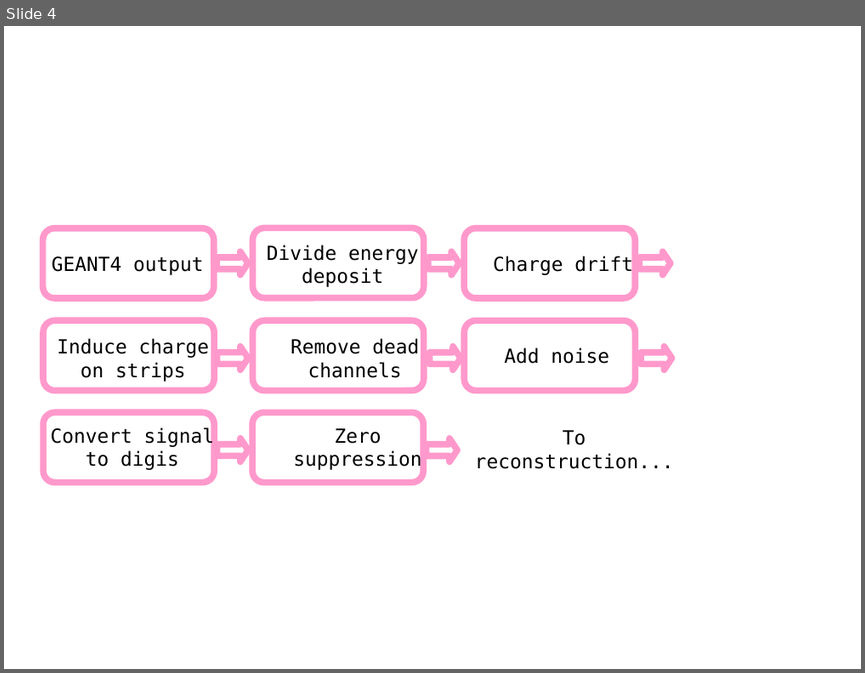
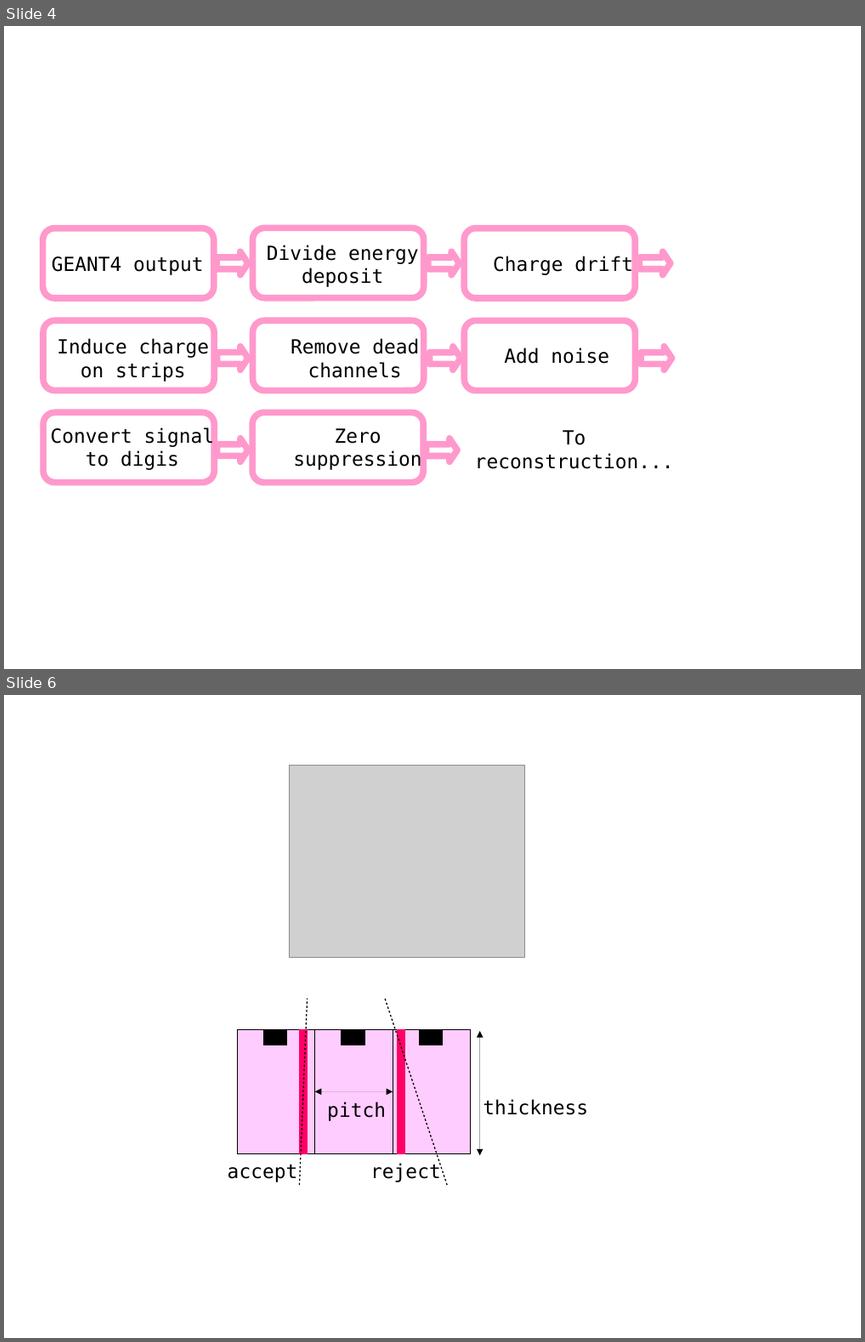
Before and after one commit to mjansova/thesis, a slide deck: template/figures/drawings.odp. Shown one above the other, each under a label of ours: slide 4 before the commit, slides 4 and 6 after it; the slides between them are not shown. The pictures are 865x673 and 865x1342 pixels, drawn with LibreOffice and Linux fonts; fonts in the diff are those of the drawing; grey boxes stand for pictures. Boxes give left, top, right and bottom in pixels: in the first picture for what was removed or moved away, otherwise in the second. Text is boxed around its words. In the diff, an @@ line names an element or a change of style, - is before the commit and + after.

```diff
--- a/template/figures/drawings.odp
+++ b/template/figures/drawings.odp
@@ slide 6 added at (x1=4, y1=695, x2=861, y2=1338), background #FFFFFF @@
@@ picture added at (x1=290, y1=765, x2=525, y2=957) @@
@@ line added from (300, 1185) to (307, 998), #000000 0.99 pt @@
@@ line added from (447, 1185) to (385, 998), #000000 0.99 pt @@
@@ rectangle added at (x1=237, y1=1029, x2=471, y2=1154), fill #FFCCFF, outline #000000 0 pt @@
@@ rectangle added at (x1=264, y1=1029, x2=287, y2=1045), fill #000000, outline #000000 0 pt @@
@@ rectangle added at (x1=300, y1=1029, x2=307, y2=1154), fill #FF0066, outline #FF0066 0 pt @@
@@ line added from (315, 1029) to (315, 1154), #000000 0 pt @@
@@ rectangle added at (x1=341, y1=1029, x2=364, y2=1045), fill #000000, outline #000000 0 pt @@
@@ line added from (392, 1029) to (392, 1154), #000000 0 pt @@
@@ rectangle added at (x1=398, y1=1029, x2=405, y2=1154), fill #FF0066, outline #FF0066 0 pt @@
@@ rectangle added at (x1=419, y1=1029, x2=443, y2=1045), fill #000000, outline #000000 0 pt @@
@@ double arrow added from (480, 1156) to (480, 1031), #000000 0 pt @@
@@ double arrow added from (315, 1091) to (392, 1091), #000000 0 pt @@
@@ text added at (x1=327, y1=1101, x2=386, y2=1121), 18 pt, text #000000 @@
+pitch
@@ text added at (x1=483, y1=1099, x2=588, y2=1115), 18 pt, text #000000 @@
+thickness
@@ text added at (x1=228, y1=1164, x2=298, y2=1182), 18 pt, text #000000 @@
+accept
@@ text added at (x1=370, y1=1163, x2=441, y2=1182), 18 pt, text #000000 @@
+reject
```
Also in this commit, not shown: 2 other slides added, 37 other files.
